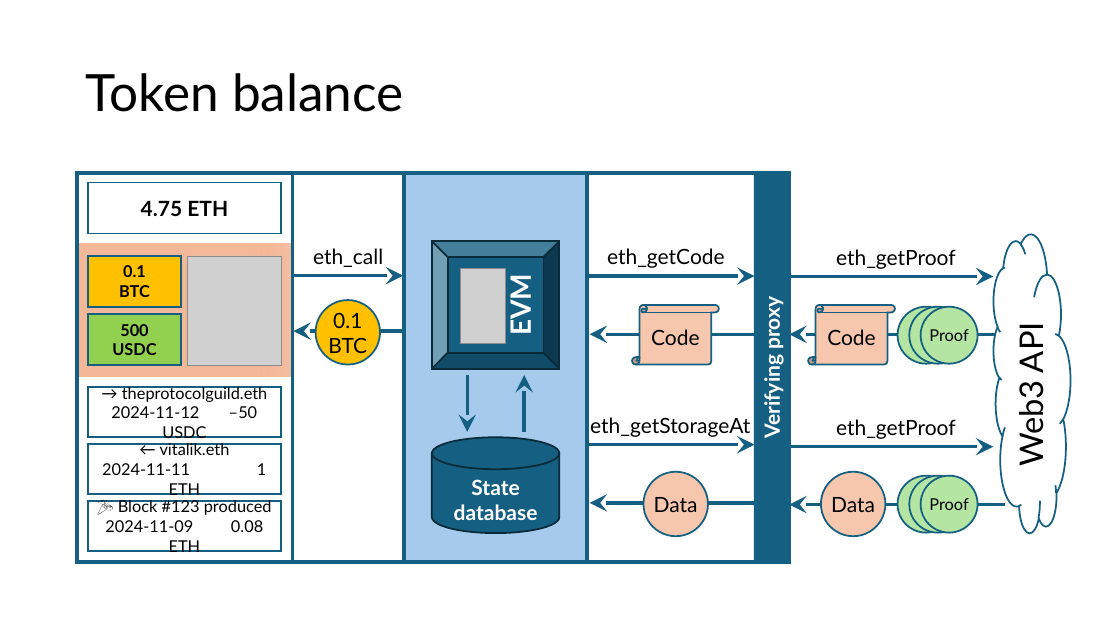
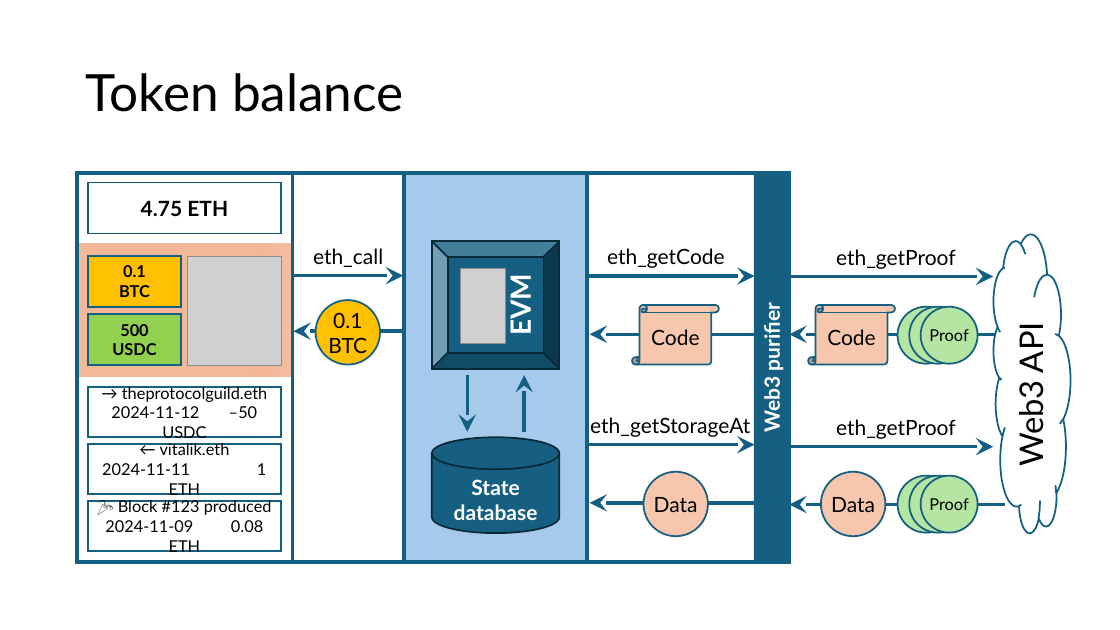
Before and after one commit to etan-status/purified-web3, a slide deck: slide 7 of slides.pptx. Drawn at 1120x630 pixels with LibreOffice and Linux fonts; fonts in the diff are those of the drawing; grey boxes stand for pictures. Boxes give left, top, right and bottom in pixels: in the first picture for what was removed or moved away, otherwise in the second. Text is boxed around its words. In the diff, an @@ line names an element or a change of style, - is before the commit and + after.

Commit message:
Update slides: Rename to Web3 purifier and add EIP-7495 slide

```diff
--- a/slides.pptx
+++ b/slides.pptx
@@ text in rectangle at <box>759,310,784,431</box>: text changed @@
-Verifying proxy
+Web3 purifier
```
Also in this commit, not shown: 4 other slides changed, 1 slide added, 2 other files.
